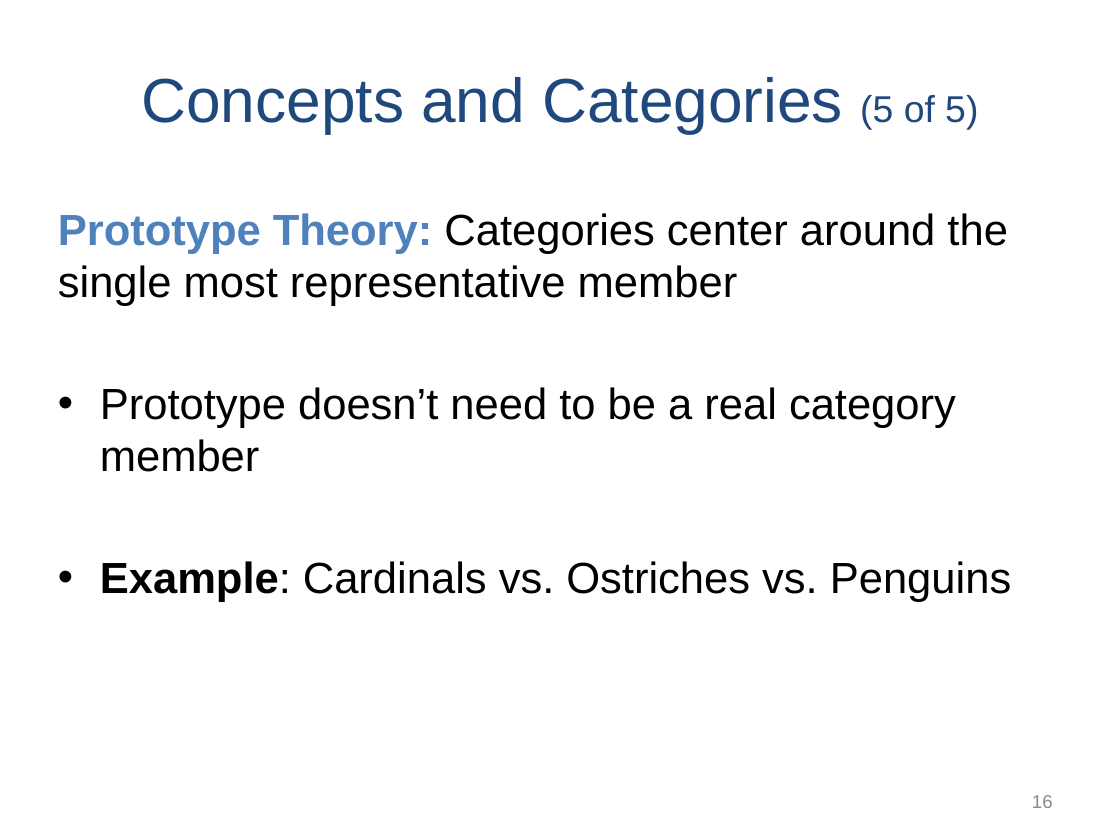
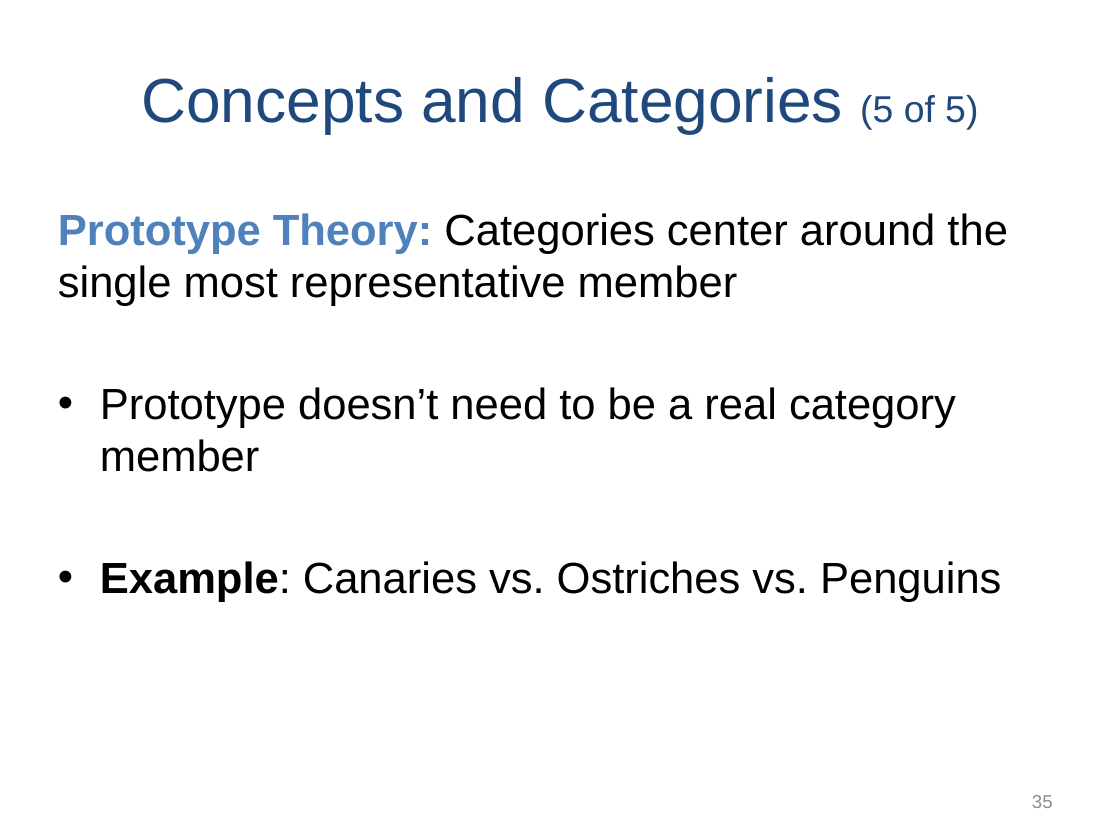
Before and after one commit to npm27/Teaching-Materials, a slide deck: slide 35 of Memory/Slides/Chapter 5.PPTX (slide 16 before the commit). Drawn at 1120x840 pixels with LibreOffice and Linux fonts; fonts in the diff are those of the drawing. Boxes give left, top, right and bottom in pixels: in the first picture for what was removed or moved away, otherwise in the second. Text is boxed around its words. In the diff, an @@ line names an element or a change of style, - is before the commit and + after.

```diff
--- a/Memory/Slides/Chapter 5.PPTX
+++ b/Memory/Slides/Chapter 5.PPTX
@@ text at <box>100,561,1001,602</box>: text changed @@
-• Example: Cardinals vs. Ostriches vs. Penguins
+• Example: Canaries vs. Ostriches vs. Penguins
@@ page number at <box>1032,795,1053,808</box>: text changed @@
-16
+35
```
Also in this commit, not shown: 7 other slides changed, 24 slides added, 1 slide removed.
